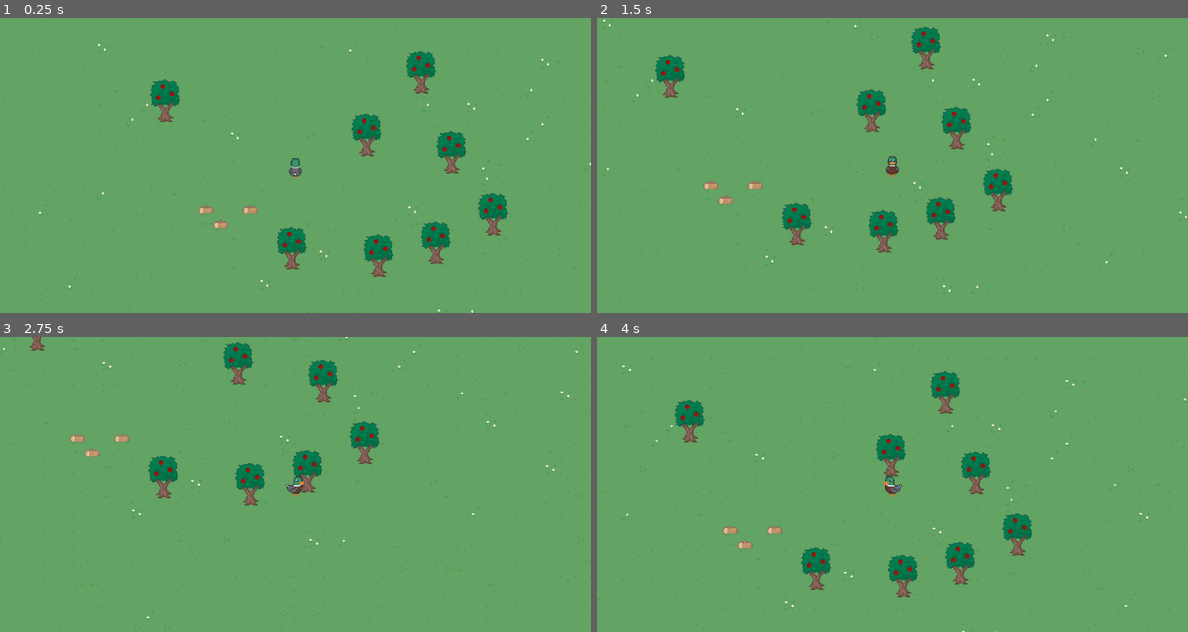
Above: before the commit, frames 1-4 (two rows, left to right).
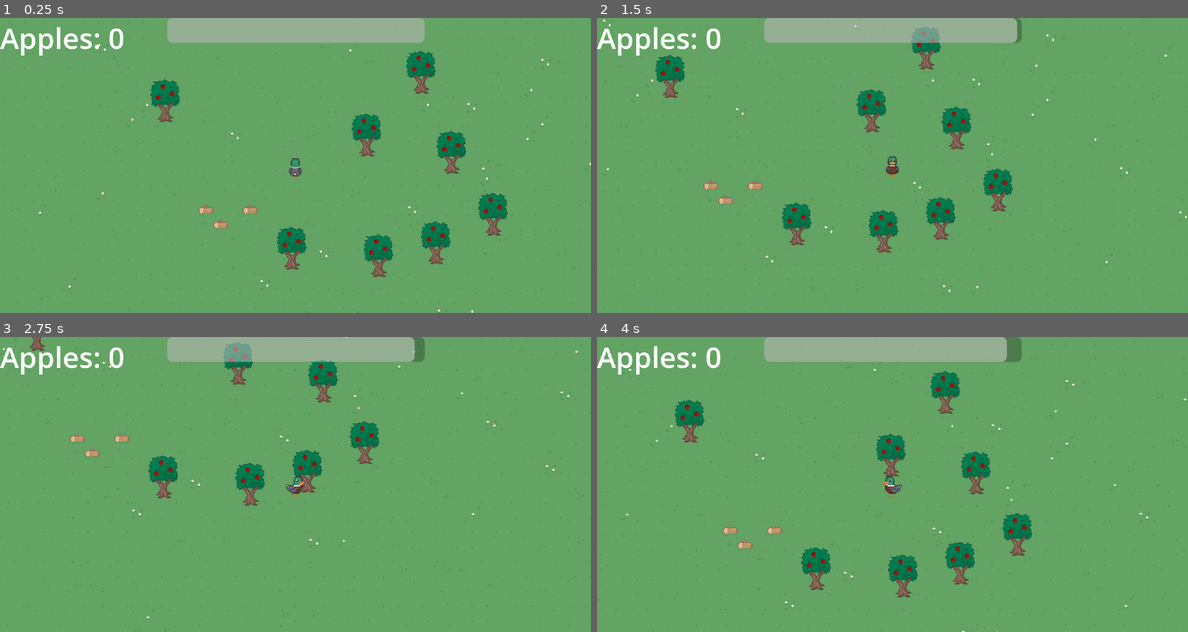
Above: after the commit, the same moments.

Repository: seppeLenaerts/animal-farm
Game: Godot game, scene res://main.tscn
Same seed, same stepped clock (60 frames per second), same inputs: the game is played once before the commit and once after it.
Inputs (mouse positions are in pixels of both pictures, inside the frame that each line leads up to):
- Up to frame 1 (0.25 s): no input
- Up to frame 2 (1.5 s): tap Enter at 0.5 s; move the mouse to (815, 224) at 0.52 s; hold Right (move_right) 0.53-1.28 s; click (815, 224) at 0.67 s; move the mouse to (756, 209) at 1.27 s; hold Down (move_down) from 1.28 s (still down); click (756, 209) at 1.42 s
- Up to frame 3 (2.75 s): move the mouse to (112, 443) at 2.02 s; release Down (move_down) at 2.03 s; hold Right (move_right) from 2.03 s (still down); click (112, 443) at 2.17 s
- Up to frame 4 (4 s): tap Space at 2.75 s; move the mouse to (833, 357) at 2.77 s; release Right (move_right) at 2.78 s; hold Up (move_up) 2.78-3.53 s; click (833, 357) at 2.92 s; move the mouse to (892, 381) at 3.52 s; hold A (move_left) from 3.53 s (still down); click (892, 381) at 3.67 s

The runs differ from the first frame. In frame 1, 4.3% of the frame differs, in the area x 0-72%, y 0-13%; in frame 2, 4.3%; in frame 3, 4.3%; in frame 4, 4.3%.

Commit message:
Add insanely good UI to track stamina and apples

Diff:
--- a/game_manager.gd
+++ b/game_manager.gd
@@ -1,6 +1,7 @@
 extends Node2D
 
 var apples = 0
+var stamina = 100.0
 
 func _ready() -> void:
 	pass
@@ -9,5 +10,9 @@
 func _process(_delta: float) -> void:
 	pass
 
+
 func add_apple() -> void:
 	apples += 1
+
+func use_stamina(consumed: float) -> void:
+	stamina -= consumed
--- a/main.tscn
+++ b/main.tscn
@@ -1,13 +1,16 @@
-[gd_scene load_steps=6 format=4 uid="uid://cu3q87q0fy15k"]
+[gd_scene load_steps=7 format=4 uid="uid://cu3q87q0fy15k"]
 
 [ext_resource type="Script" uid="uid://dfcrl15iyjmqd" path="res://game_manager.gd" id="1_lquwl"]
 [ext_resource type="PackedScene" uid="uid://c1bj2kfyjwue2" path="res://scenes/player/player.tscn" id="2_0xm2m"]
+[ext_resource type="PackedScene" uid="uid://b5sh3f2tb2v4j" path="res://scenes/ui/hud.tscn" id="2_7mycd"]
 [ext_resource type="TileSet" uid="uid://bptyy1rmbqqht" path="res://assets/tilesets/ground_tessa.tres" id="3_7mycd"]
 [ext_resource type="PackedScene" uid="uid://dmr2sg34wubq6" path="res://scenes/objects/nature/tree_1.tscn" id="3_h2yge"]
 [ext_resource type="TileSet" uid="uid://dllbatj4nu1tl" path="res://assets/tilesets/objects.tres" id="3_lquwl"]
 
 [node name="Root" type="Node2D"]
 script = ExtResource("1_lquwl")
+
+[node name="HUD" parent="." instance=ExtResource("2_7mycd")]
 
 [node name="Ground" type="TileMapLayer" parent="."]
 position = Vector2(84, -39)
--- a/scenes/objects/nature/apple_tree.gd
+++ b/scenes/objects/nature/apple_tree.gd
@@ -3,6 +3,7 @@
 @export var mouse_area : MouseDetector
 @export var player_near_object : PlayerDetector
 @export var sprite : AnimatedSprite2D
+var consumable : bool = true
 
 func _ready() -> void:
 	mouse_area.area_clicked.connect(_apple_tree_clicked)
@@ -16,6 +17,8 @@
 
 
 func _apple_tree_clicked() -> void:
-	if (player_near_object.is_close):
+	if (player_near_object.is_close and consumable):
+		consumable = false
 		sprite.play()
 		GameManagerGlobal.add_apple()
+		GameManagerGlobal.use_stamina(5)
--- a/scenes/player/player.gd
+++ b/scenes/player/player.gd
@@ -14,7 +14,9 @@
 	_select_animation()
 	_determine_flip_sprite()
 	_play_animation_if_moving()
+	_consume_stamina_if_moving()
 	move_and_slide()
+
 
 func _select_animation():
 	if velocity.y > 0 and velocity.x == 0:
@@ -24,17 +26,24 @@
 	elif velocity.x != 0:
 		sprite.animation = "sideways"
 
+
 func _determine_flip_sprite():
 	if velocity.x > 0:
 		sprite.flip_h = true
 	elif velocity.x < 0:
 		sprite.flip_h = false
 
+
 func _play_animation_if_moving():
 	if velocity != Vector2.ZERO:
 		sprite.play()
 	else:
 		sprite.stop()
+
+
+func _consume_stamina_if_moving():
+	if velocity != Vector2.ZERO:
+		GameManagerGlobal.use_stamina(0.03)
 
 func _unhandled_input(event):
 	if event is InputEventMouseButton:
--- /dev/null
+++ b/scenes/ui/apple_label.gd
@@ -0,0 +1,11 @@
+extends Label
+
+
+# Called when the node enters the scene tree for the first time.
+func _ready() -> void:
+	pass # Replace with function body.
+
+
+# Called every frame. 'delta' is the elapsed time since the previous frame.
+func _process(_delta: float) -> void:
+	text = "Apples: " + str(GameManagerGlobal.apples)
--- /dev/null
+++ b/scenes/ui/hud.tscn
@@ -0,0 +1,25 @@
+[gd_scene load_steps=3 format=3 uid="uid://b5sh3f2tb2v4j"]
+
+[ext_resource type="Script" uid="uid://uui4282sww1y" path="res://scenes/ui/stamina_bar.gd" id="1_0mwgc"]
+[ext_resource type="Script" uid="uid://by2w816m18qtr" path="res://scenes/ui/apple_label.gd" id="1_hqnrr"]
+
+[node name="HUD" type="CanvasLayer"]
+
+[node name="AppleLabel" type="Label" parent="."]
+offset_right = 40.0
+offset_bottom = 23.0
+theme_override_font_sizes/font_size = 31
+text = "Apples: 0"
+script = ExtResource("1_hqnrr")
+
+[node name="StaminaBar" type="ProgressBar" parent="."]
+anchors_preset = 5
+anchor_left = 0.5
+anchor_right = 0.5
+offset_left = -139.5
+offset_right = 139.5
+offset_bottom = 27.0
+grow_horizontal = 2
+step = 1.0
+show_percentage = false
+script = ExtResource("1_0mwgc")
--- /dev/null
+++ b/scenes/ui/stamina_bar.gd
@@ -0,0 +1,11 @@
+extends ProgressBar
+
+
+# Called when the node enters the scene tree for the first time.
+func _ready() -> void:
+	pass # Replace with function body.
+
+
+# Called every frame. 'delta' is the elapsed time since the previous frame.
+func _process(_delta: float) -> void:
+	value = GameManagerGlobal.stamina
Not shown, added: scenes/ui/apple_label.gd.uid
Not shown, added: scenes/ui/stamina_bar.gd.uid
